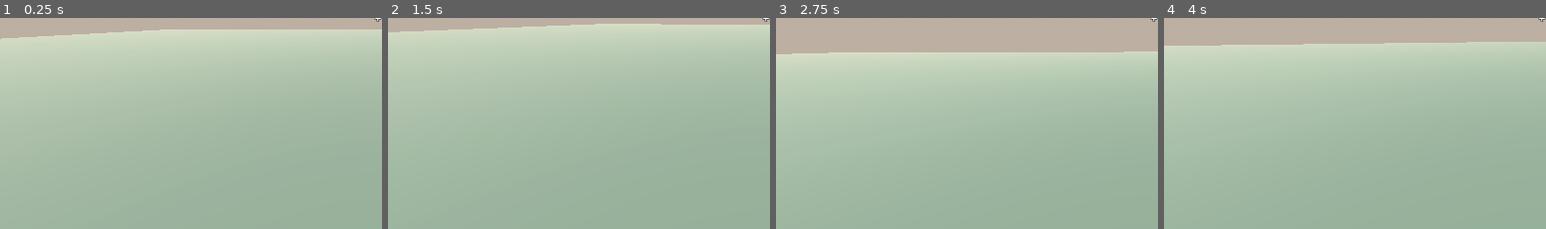
Above: before the commit, frames 1-4 (left to right).
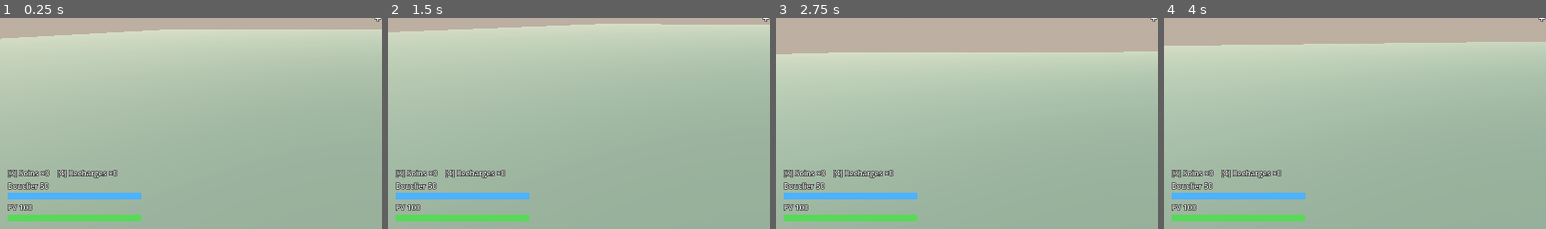
Above: after the commit, the same moments.

Repository: Iceterminator/thecycle
Game: Godot game, scene res://scenes/world/world.tscn
The game is run twice, just before and just after one commit, with the same random seed, the same clock (stepped at 60 frames per second) and the same inputs. This scene is started directly instead of the project's main scene.
Inputs (mouse positions are % of the whole screen's width and height, from its top left):
- Up to frame 1 (0.25 s): no input
- Up to frame 2 (1.5 s): move the mouse to (55, 49) at 0.52 s; hold Right mouse button (aim) 0.53-1.28 s; hold W (move_forward) from 0.53 s (still down); tap Space (jump) at 0.77 s; move the mouse to (45, 50) at 1.27 s; tap Ctrl (crouch) at 1.35 s
- Up to frame 3 (2.75 s): keep holding W (move_forward); tap Space (jump) at 1.52 s; move the mouse to (52, 47) at 2.02 s; press the mouse at (52, 47) at 2.03 s
- Up to frame 4 (4 s): keep holding W (move_forward); move the mouse to (49, 51) at 2.77 s; release the mouse at (49, 51) at 2.78 s; tap E (interact) at 2.85 s; tap Space (jump) at 3.02, 3.77 s; move the mouse to (57, 50) at 3.52 s; hold Mouse wheel down (next_weapon) from 3.53 s (still down)
The pictures show only the part of the screen within x 0-50%, y 49-99%; the shares and areas given below are measured in that part.

The runs differ from the first frame. In frame 1, 3.3% of the frame differs, in the area x 2-37%, y 71-97%; in frame 2, 3.3%; in frame 3, 3.3%; in frame 4, 3.3%.

Commit message:
Corrige le HUD PV/bouclier (hors écran) et verse les crédits des monstres au tueur
Co-Authored-By: Claude Opus 5.5 <noreply@anthropic.com>

Diff:
--- a/systems/combat/hud.gd
+++ b/systems/combat/hud.gd
@@ -140,14 +140,21 @@
 	bars.mouse_filter = Control.MOUSE_FILTER_IGNORE
 	bars.add_theme_constant_override("separation", 4)
 	add_child(bars)
+	# Ancré en bas à gauche, marge de 24 px, grandit vers le haut avec son contenu.
 	bars.set_anchors_and_offsets_preset(Control.PRESET_BOTTOM_LEFT)
-	bars.position = Vector2(24, -110)
+	bars.grow_horizontal = Control.GROW_DIRECTION_END
 	bars.grow_vertical = Control.GROW_DIRECTION_BEGIN
+	bars.offset_left = 24
+	bars.offset_right = 24
+	bars.offset_top = -24
+	bars.offset_bottom = -24
 	_shield_label = _make_label("", 16)
+	_shield_label.horizontal_alignment = HORIZONTAL_ALIGNMENT_LEFT
 	bars.add_child(_shield_label)
 	_shield_bar = _make_bar(Color(0.3, 0.7, 1.0), 1.0)
 	bars.add_child(_shield_bar)
 	_health_label = _make_label("", 16)
+	_health_label.horizontal_alignment = HORIZONTAL_ALIGNMENT_LEFT
 	bars.add_child(_health_label)
 	_health_bar = _make_bar(Color(0.35, 0.85, 0.35), Config.MAX_HEALTH)
 	bars.add_child(_health_bar)
--- a/systems/monsters/monster.gd
+++ b/systems/monsters/monster.gd
@@ -294,9 +294,11 @@
 func _die(killer_id: int) -> void:
 	state = State.RETURN
 	set_physics_process(false)
-	# Pour l'instant : seulement des crédits (plus tard, vider un camp donnera des points de quête).
-	if data.credits > 0:
-		Events.loot_drop_requested.emit(&"credits", data.credits, -1, global_position + Vector3.UP * 0.5, true)
+	# Pour l'instant : seulement des crédits, versés directement au tueur (rien au sol).
+	# Plus tard, vider un camp donnera aussi des points de quête.
+	var killer := players_root.get_node_or_null(str(killer_id)) as Player if players_root else null
+	if killer and data.credits > 0:
+		killer.inventory.add_credits(data.credits)
 	Events.monster_killed.emit(data.id, killer_id)
 	if camp:
 		camp.on_monster_died(self, killer_id)
Not shown, changed: docs/DESIGN.md
